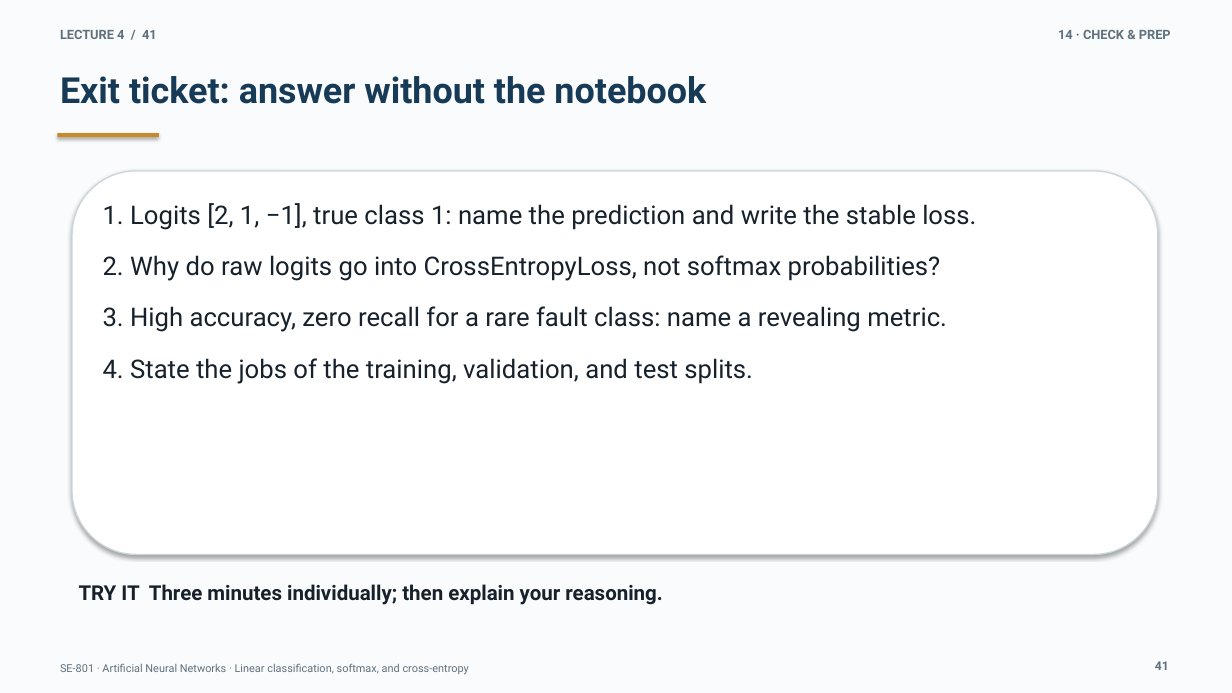
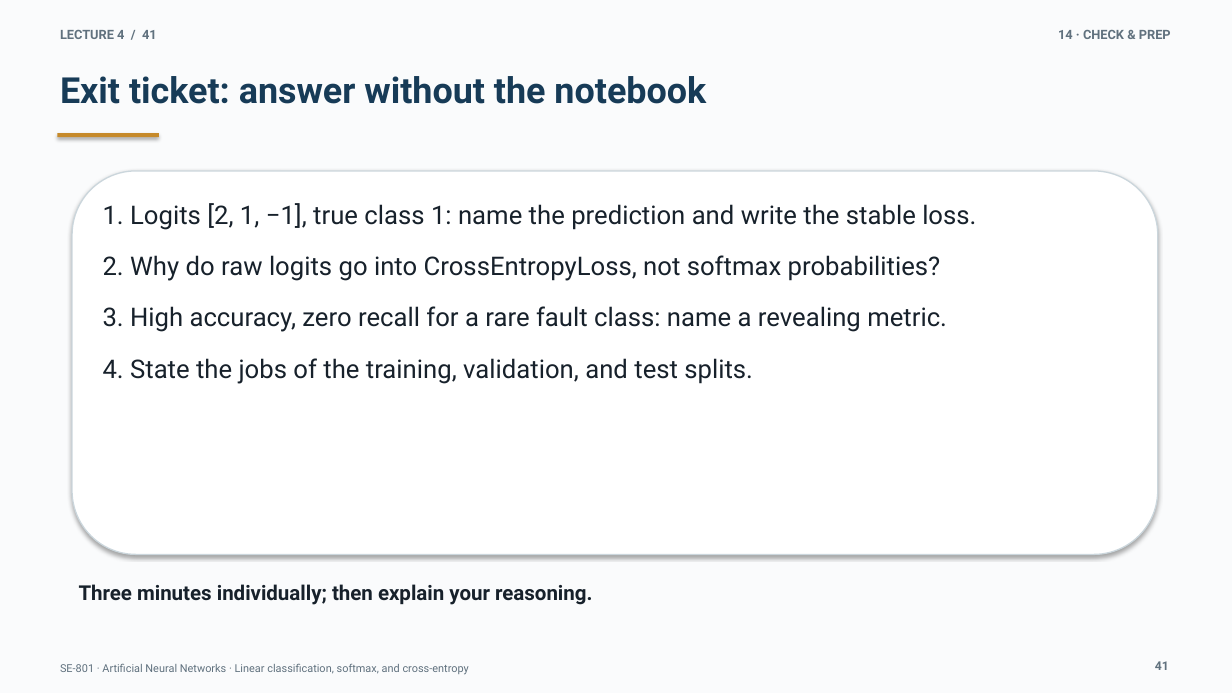
Before and after one commit to DrFarrukh/teaching, a slide deck: slide 41 of courses/artificial-neural-networks/lectures/lecture-04/slides.pptx. Drawn at 1232x693 pixels with LibreOffice and Linux fonts; fonts in the diff are those of the drawing. Boxes give left, top, right and bottom in pixels: in the first picture for what was removed or moved away, otherwise in the second. Text is boxed around its words. In the diff, an @@ line names an element or a change of style, - is before the commit and + after.

```diff
--- a/courses/artificial-neural-networks/lectures/lecture-04/slides.pptx
+++ b/courses/artificial-neural-networks/lectures/lecture-04/slides.pptx
@@ text at (79, 584, 592, 605): text changed @@
-TRY IT Three minutes individually; then explain your reasoning.
+Three minutes individually; then explain your reasoning.
```
Also in this commit, not shown: 7 other slides changed.
